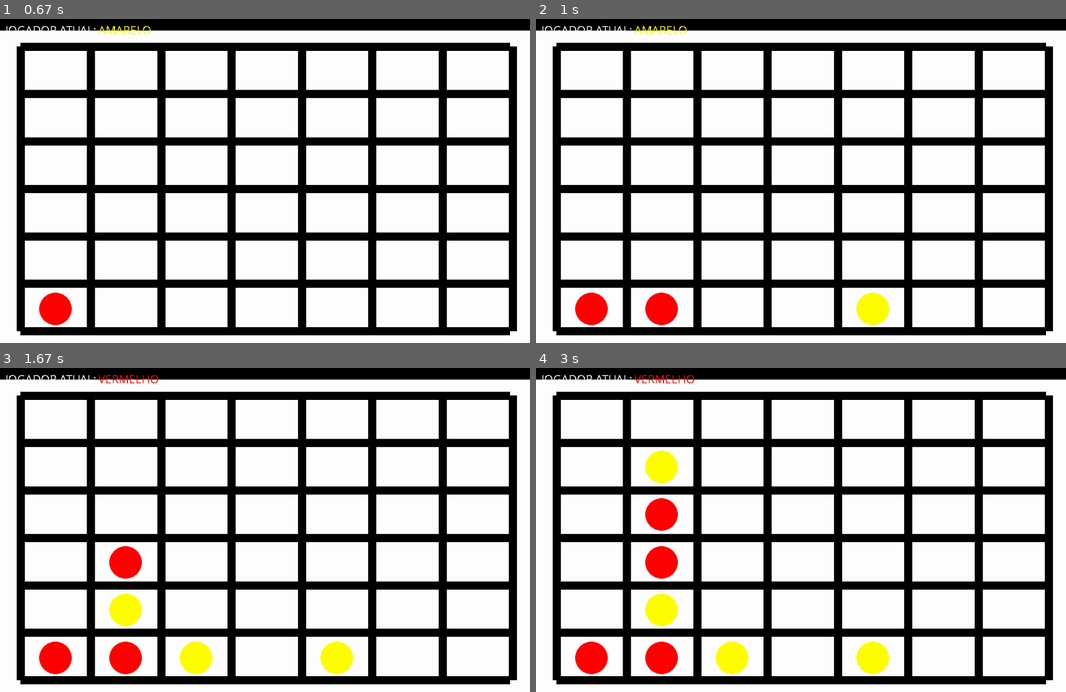
Above: before the commit, frames 1-4 (two rows, left to right).
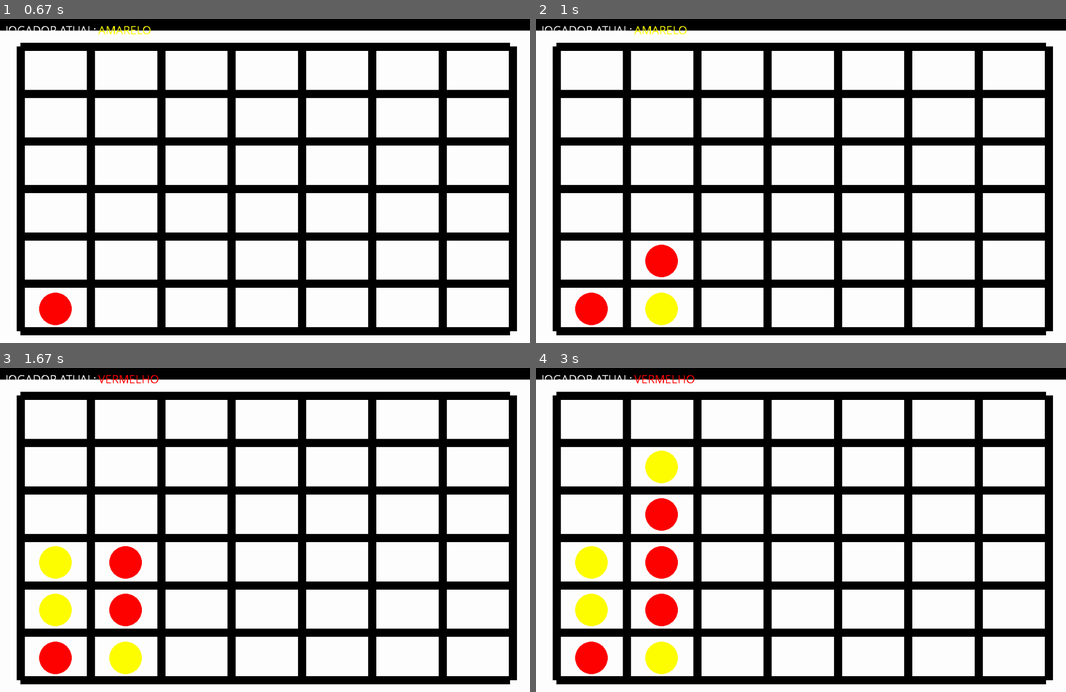
Above: after the commit, the same moments.

Repository: fjtluz/pygame-connect_four
Game: pygame game, started from main.py
The game is run twice, just before and just after one commit, with the same random seed, the same clock (stepped at 60 frames per second) and the same inputs.
Inputs:
- Up to frame 1 (0.67 s): click "JOGADOR ATUAL:" at 0.43 s
- Up to frame 2 (1 s): click "VERMELHO" at 0.8 s
- Up to frame 3 (1.67 s): click "VERMELHO" at 1.2 s
- Up to frame 4 (3 s): click "VERMELHO" at 2.6 s

Frame 1 is identical in both runs. In frame 2, 1.5% of the frame differs, in the area x 20-67%, y 69-95%; in frame 3, 3.0%, in the area x 7-67%, y 54-95%; in frame 4, 3.0%.

Commit message:
Concluindo algoritmo min-max

Diff:
--- a/main.py
+++ b/main.py
@@ -1,21 +1,17 @@
 import random
 import math
 
+import copy
+
 import pygame
 
 
-def monta_matriz():
-    return [
-        [0, 0, 0, 0, 0, 0, 0],
-        [0, 0, 0, 0, 0, 0, 0],
-        [0, 0, 0, 0, 0, 0, 0],
-        [0, 0, 0, 0, 0, 0, 0],
-        [0, 0, 0, 0, 0, 0, 0],
-        [0, 0, 0, 0, 0, 0, 0]
-    ]
+def imprime_matriz(matriz):
+    for lin in matriz:
+        print(lin)
+
 
 def monta_tabuleiro(screen):
-
     top_row_start = pygame.Vector2(50, 70)
     top_row_end = pygame.Vector2(screen.get_width() - 50, 70)
 
@@ -34,7 +30,6 @@
 
 
 def adiciona_peca(matriz, coluna, color):
-
     pos_adicionada = (-1, -1)
 
     linha = len(matriz) - 1
@@ -50,13 +45,12 @@
 
 
 def imprime_pecas(screen, matriz, intervalo_col, intervalo_lin):
-
     for (idx_row, row) in enumerate(matriz):
         for (idx_col, col) in enumerate(row):
             if col != 0:
                 color = "red" if col == 1 else "yellow"
-                pos_x = (intervalo_col[idx_col][0] + intervalo_col[idx_col][1])/2
-                pos_y = (intervalo_lin[idx_row][0] + intervalo_lin[idx_row][1])/2
+                pos_x = (intervalo_col[idx_col][0] + intervalo_col[idx_col][1]) / 2
+                pos_y = (intervalo_lin[idx_row][0] + intervalo_lin[idx_row][1]) / 2
                 pos_circulo = pygame.Vector2(pos_x, pos_y)
                 pygame.draw.circle(screen, color, pos_circulo, 40)
 
@@ -67,13 +61,12 @@
         if i == 0:
             intervalo.append((start, start + size))
         else:
-            new_start = intervalo[i-1][1] + 20
+            new_start = intervalo[i - 1][1] + 20
             intervalo.append((new_start, new_start + size))
     return intervalo
 
 
 def jogo_acabou(matriz: list[list[int]]):
-
     resultado = (False, -1)
 
     # possíveis colunas que o vermelho pode ganhar
@@ -93,6 +86,8 @@
         ---------------------------
     """
 
+    linhas_totalmente_preenchidas = 0
+
     # possíveis diagonais crescentes (direita pra esquerda) que o vermelho pode ganhar
     crescentes_potencial_vermelho = [[], [], [], [], [], []]
     # possíveis diagonais crescentes (direita pra esquerda) que o amarelo pode ganhar
@@ -108,6 +103,8 @@
     while idx_lin >= 0:
         if not resultado[0]:
             lin = matriz[idx_lin]
+            if lin.count(0) == 0:
+                linhas_totalmente_preenchidas += 1
 
             # possível linha que o vermelho pode ganhar
             linha_potencial_vermelho = []
@@ -153,11 +150,14 @@
                     break
         idx_lin -= 1
 
+    if not resultado[0] and linhas_totalmente_preenchidas == len(matriz):
+        resultado = (True, 3)
+
     return resultado
 
 
 def possui_quatro_seguidos(ref_list: list, index_atual: int, diferenca: int):
-    f"""
+    """
         Recebe uma lista referência que contém as peças já analisadas
         que podem consistir uma sequencia de quatro ou mais, o index atual
         a ser analisado e a diferença esperada entre o último item da lista
@@ -184,68 +184,290 @@
     return len(ref_list) >= 4
 
 
-def simula_jogada(matriz: list[list[int]]):
-    matriz_de_valores = monta_matriz()
-    colunas_validas_visitadas = []
-
-    idx_lin = len(matriz) - 1
+def pecas_na_linha(linha: list[int], peca: int) -> list[int]:
+    """
+        Itera pela quantidade de peças de uma determinada cor presentes na linha informada
+        e retorna uma lista coma posição dessas peças. E atualiza a matriz de valores
+
+        :param matriz_valores: matriz de valores
+        :param linha: referencia da linha a ser analisada
+        :param peca: peca a ser procurada na linha
+        :return: lista de posicoes da peça informada
+    """
+
+    pecas = []
+    inicio_busca = 0
+    for i in range(linha.count(peca)):
+        inicio_busca = linha.index(peca, inicio_busca)
+        pecas.append(inicio_busca)
+        inicio_busca += 1
+
+    return pecas
+
+
+def coluna_ja_visitada(colunas_visitadas, idx_lin, idx_col) -> bool:
+    """
+        Verifica se a coluna já foi verifica por em outra linha anteriormente
+
+        :param colunas_visitadas:
+        :param idx_lin:
+        :param idx_col:
+        :return:
+    """
+
+    visitado = False
+
+    for coluna in colunas_visitadas:
+        if (coluna - idx_col) % 10 == 0 and (coluna != (idx_lin * 10) + idx_col):
+            visitado = True
+
+    return visitado
+
+
+def define_valor_diagonal(matriz_pecas, matriz_valores, idx_lin, pos_peca, pos_anl):
+
+    linha = matriz_pecas[idx_lin]
+    valor_peca = matriz_pecas[idx_lin][pos_peca]
+
+    # se é a peça logo ao lado e não está na primeira linha
+    if abs(pos_anl - pos_peca) == 1 and idx_lin > 0:
+
+        # se a posição acima desta estiver
+        if matriz_pecas[idx_lin - 1][pos_anl] == 0:
+
+            # possui ao menos uma diagonal => valor 1
+            valor_diagonal = 1
+
+            # lista de posições que irão receber um valor
+            posicoes_a_serem_valoradas = []
+
+            if matriz_pecas[idx_lin][pos_anl] != 0:
+                posicoes_a_serem_valoradas.append((idx_lin - 1, pos_anl))
+
+            # 1 = direita; -1 = esquerda
+            direcao = pos_peca - pos_anl
+
+            # verifica se uma posição a direita da peça não gera overflow
+            if direcao == 1:
+                # posição a um espaço à direita da peça não estoura o grid pela direita
+                permite_um_ao_lado = pos_peca + direcao <= len(linha) - 1
+                # posição a dois espaços à direita da peça não estoura o grid pela direita
+                permite_dois_ao_lado = pos_peca + (2 * direcao) <= len(linha) - 1
+                # posição três espaços a direita da posição analisa não estoura o grid pela esquerda
+                permite_tres_ao_lado = pos_peca + (3 * direcao) <= len(linha) - 1
+
+                # para os seguintes se trata da direção inversa
+                # posição a um espaço a esquerda da posição analisa não estoura o grid pela esquerda
+                permite_um_outro_lado = pos_anl + (-1 * direcao) >= 0
+                # posição dois espaços a esquerda da peça não estoura o grid pela esquerda
+                permite_dois_outro_lado = pos_anl + (-2 * direcao) >= 0
+
+            # verifica se uma posição a esquerda da peça não gera underflow
+            else:
+                # posição a um espaço à esquerda da peça não estoura o grid pela esquerda
+                permite_um_ao_lado = pos_peca + direcao >= 0
+                # posição a dois espaços à esquerda da peça não estoura o grid pela esquerda
+                permite_dois_ao_lado = pos_peca + (2 * direcao) >= 0
+                # posição três espaços a esquerda da peça não estoura o grid pela esquerda
+                permite_tres_ao_lado = pos_peca + (3 * direcao) >= 0
+
+                # para os seguintes se trata da direção inversa
+                # posição a um espaço a direita da posição analisa não estoura o grid pela direita
+                permite_um_outro_lado = pos_anl + (-1 * direcao) <= len(linha) - 1
+                # posição dois espaços a direita da posição analisa não estoura o grid pela direita
+                permite_dois_outro_lado = pos_anl + (-2 * direcao) <= len(linha) - 1
+
+            # se não se encontra na última linha e permite uma posição ao lado
+            if idx_lin < len(matriz_pecas) - 1 and permite_um_ao_lado:
+                # se o espaço na linha abaixo e uma posição ao lado da peça possui o mesmo valor que a peça
+                if matriz_pecas[idx_lin + 1][pos_peca + direcao] == valor_peca:
+                    valor_diagonal = 2
+                    # se não se encontra na penúltima linha e permite duas posições ao lado
+                    if idx_lin < len(matriz_pecas) - 2 and permite_dois_ao_lado:
+                        # se o espaço duas linhas abaixo e dois posições ao lado da peça possui o mesmo valor que a peça
+                        if matriz_pecas[idx_lin + 2][pos_peca + (2 * direcao)] == valor_peca:
+                            # se não se encontra na antepenúltima linha e permite três posições ao lado
+                            if idx_lin < len(matriz_pecas) - 3 and permite_tres_ao_lado:
+                                # se o espaço três linhas abaixo e três posições ao lado da peça está vazio
+                                if matriz_pecas[idx_lin + 3][pos_peca + (3 * direcao)] == 0:
+                                    posicoes_a_serem_valoradas.append((idx_lin + 3, pos_peca + (3 * direcao)))
+                            valor_diagonal = 15
+                    # se não se encontra na segunda linha e permite uma posição ao outro lado da peça
+                    if idx_lin > 1 and permite_um_outro_lado:
+                        # se o espaço na linha acima e uma posição ao outro lado da posição analisada possui o mesmo valor que a peça
+                        if matriz_pecas[idx_lin - 2][pos_anl + (-1 * direcao)] == valor_peca:
+                            valor_diagonal = 15
+            # se não se encontra na terceira linha e permite duas posições ao outro lado da peça
+            if idx_lin > 2 and permite_dois_outro_lado:
+                # se o espaço na linha acima e uma posição ao outro lado da posição analisada possui o mesmo valor que a peça
+                if matriz_pecas[idx_lin - 2][pos_anl + (-1 * direcao)] == valor_peca:
+                    # se o espaço duas linhas acima e duas posições ao outro lado da posição analisada possui o mesmo valor que a peça
+                    if matriz_pecas[idx_lin - 3][pos_anl + (-2 * direcao)] == valor_peca:
+                        valor_diagonal = 15
+
+            for lin, col in posicoes_a_serem_valoradas:
+                matriz_valores[lin][col] += valor_diagonal
+
+
+def define_valor_linha(
+        matriz_pecas: list[list[int]],
+        matriz_valores: list[list[int]],
+        colunas_visitadas: list[int],
+        indexes: tuple[int, int, int],
+        valor: int
+):
+    """
+        Analisa as posições próximas da peca e determina uma valor para elas. O valor
+        decresce conforme a distancia da posição pela peça aumenta. Caso haja uma peça
+        de outra cor próxima, o valor decrementa mais, pois isto diminui as chances
+        de forma quatro seguidos.
+
+        :param matriz_pecas: matriz da posições das peças
+        :param matriz_valores: matriz de valores
+        :param colunas_visitadas: lista de colunas já visitadas
+        :param indexes: tupla de indexes (index da linha, index da posicao analisada, index da peca)
+        :param valor: valor atribuido a essa posicao
+    """
+
+    idx_lin = indexes[0]
+    idx_pos = indexes[1]
+    idx_peca = indexes[2]
+
+    linha = matriz_pecas[idx_lin]
+
+    cel = linha[idx_pos]
+    if cel == 0 and not coluna_ja_visitada(colunas_visitadas, idx_lin, idx_pos):
+        colunas_visitadas.append((idx_lin * 10) + idx_pos)
+        matriz_valores[idx_lin][idx_pos] += valor
+        valor -= 1
+    elif cel != 0:
+        matriz_valores[idx_lin][idx_pos] = -1
+        if cel != linha[idx_peca]:
+            valor *= 0
+
+    if valor < 0:
+        valor *= 0
+
+    return valor
+
+
+def calcula_jogada_de_maior_valor(matriz_valores_vermelho, matriz_valores_amarelo, colunas_bloqueadas) -> tuple[int, int, bool]:
+    """
+        Retorna uma tupla contendo, o valor da maior jogada, a coluna que deve jogada e se a jogada favorece o vermelho
+    """
+
+    maior_valor = (0, 0, False)
+    for idx_lin in range(len(matriz_valores_vermelho)):
+        linha_vermelho = matriz_valores_vermelho[idx_lin]
+        linha_amarelo = matriz_valores_amarelo[idx_lin]
+        for idx_col in range(len(linha_amarelo)):
+            valor_vermelho = linha_vermelho[idx_col]
+            valor_amarelo = linha_amarelo[idx_col]
+            maximo_linha = valor_vermelho + valor_amarelo
+            if maximo_linha > maior_valor[0] and colunas_bloqueadas.count(idx_col) == 0:
+                maior_valor = (maximo_linha, idx_col, valor_vermelho > valor_amarelo)
+
+    return maior_valor
+
+
+def simula_jogada(matriz_pecas: list[list[int]], jogada_a_frente=0):
+    """
+        Define um valor para cada jogada possível e escolhe a jogada de maior valor
+    """
+    matriz_valores_vermelho = [[0 for i in range(7)] for j in range(6)]
+    matriz_valores_amarelo = [[0 for i in range(7)] for j in range(6)]
+    colunas_visitadas = []
+
+    idx_lin = len(matriz_pecas) - 1
     while idx_lin >= 0:
-        lin = matriz[idx_lin]
-
-        lista_pecas = []
-
-        ultimo_verificado = 0
-        for i in range(lin.count(1)):
-            ultimo_verificado = lin.index(1, ultimo_verificado)
-            matriz_de_valores[idx_lin][ultimo_verificado] = -1
-            lista_pecas.append(ultimo_verificado)
-            ultimo_verificado += 1
-
-        ultimo_verificado = 0
-        for i in range(lin.count(2)):
-            ultimo_verificado = lin.index(2, ultimo_verificado)
-            matriz_de_valores[idx_lin][ultimo_verificado] = -1
-            ultimo_verificado += 1
-
-        for idx_col in lista_pecas:
-
-            # espaços a esquerda
-            espacos_a_esquerda = range(idx_col)
-
-            valor = 3
-            idx_espaco = espacos_a_esquerda.stop - 1
-            while idx_espaco >= espacos_a_esquerda.start:
-                if [0, 1].count(matriz[idx_lin][idx_espaco]):
-                    if matriz[idx_lin][idx_espaco] == 0:
-                        colunas_validas_visitadas.append(idx_espaco)
-                        matriz_de_valores[idx_lin][idx_espaco] += valor
-                    valor -= 1
+        lin = matriz_pecas[idx_lin]
+
+        idx_pecas = []
+        idx_pecas.extend(pecas_na_linha(lin, 1))
+        idx_pecas.extend(pecas_na_linha(lin, 2))
+
+        for idx_peca in idx_pecas:
+            matriz_valores_vermelho[idx_lin][idx_peca] = -1
+            matriz_valores_amarelo[idx_lin][idx_peca] = -1
+
+            cor = matriz_pecas[idx_lin][idx_peca]
+            matriz_valores = matriz_valores_vermelho if cor == 1 else matriz_valores_amarelo
+
+            valor = 4
+            # pecas a esquerda
+            posicoes_a_esquerda = range(0, idx_peca)
+            idx_esq = posicoes_a_esquerda.stop - 1
+            while idx_esq >= posicoes_a_esquerda.start:
+                if [0, matriz_pecas[idx_lin][idx_peca]].count(matriz_pecas[idx_lin][3]):
+                    valor = define_valor_linha(matriz_pecas, matriz_valores, colunas_visitadas, (idx_lin, idx_esq, idx_peca), valor)
+                if abs(idx_peca - idx_esq) == 1:
+                    define_valor_diagonal(matriz_pecas, matriz_valores, idx_lin, idx_peca, idx_esq)
+
+                idx_esq -= posicoes_a_esquerda.step
+
+            valor = 4
+            # pecas a direita
+            for idx_dir in range(idx_peca + 1, len(lin)):
+                if [0, matriz_pecas[idx_lin][idx_peca]].count(matriz_pecas[idx_lin][3]):
+                    valor = define_valor_linha(matriz_pecas, matriz_valores, colunas_visitadas, (idx_lin, idx_dir, idx_peca), valor)
+                if abs(idx_peca - idx_dir) == 1:
+                    define_valor_diagonal(matriz_pecas, matriz_valores, idx_lin, idx_peca, idx_dir)
+
+            if idx_lin > 0:
+
+                valor = 2
+                if idx_lin < len(matriz_pecas) - 1 and matriz_pecas[idx_lin + 1][idx_peca] == matriz_pecas[idx_lin][idx_peca]:
+                    if idx_lin < len(matriz_pecas) - 2 and matriz_pecas[idx_lin + 2][idx_peca] == matriz_pecas[idx_lin + 1][idx_peca]:
+                        valor = 15
+                    else:
+                        valor = 3
+
+                if matriz_pecas[idx_lin - 1][idx_peca] == 0:
+                    # zera se a linha acima for o topo do grid e não for fechar 4
+                    valor = 0 if valor != 15 and idx_lin == 1 else valor
+                    matriz_valores[idx_lin - 1][idx_peca] += valor
+
+        idx_lin -= 1
+
+    maior_valor = calcula_jogada_de_maior_valor(matriz_valores_vermelho, matriz_valores_amarelo, [])
+
+    if jogada_a_frente == 0:
+        clone_matriz = copy.deepcopy(matriz_pecas)
+        pos_jogada = adiciona_peca(clone_matriz, maior_valor[1], 2)
+
+        if pos_jogada != (-1, -1):
+            colunas_proibidas = []
+            proximo_maior_valor = simula_jogada(clone_matriz, jogada_a_frente + 1)
+            ganhou = jogo_acabou(clone_matriz)
+            while proximo_maior_valor[0] > maior_valor[0] and proximo_maior_valor[2] and not ganhou[0]:
+                clone_matriz = copy.deepcopy(matriz_pecas)
+                colunas_proibidas.append(maior_valor[1])
+                jogada_antiga = maior_valor
+                maior_valor = calcula_jogada_de_maior_valor(matriz_valores_vermelho, matriz_valores_amarelo, colunas_proibidas)
+                pos_jogada = adiciona_peca(clone_matriz, maior_valor[1], 2)
+                if pos_jogada != (-1, -1):
+                    print(f'Jogada recalculada => Antes: {jogada_antiga}; Próxima jogada: {proximo_maior_valor}; Atual: {maior_valor}')
+                    proximo_maior_valor = simula_jogada(clone_matriz, jogada_a_frente + 1)
+                    ganhou = jogo_acabou(clone_matriz)
                 else:
-                    valor -= 2
-                if valor < 0:
-                    valor = 0
-                idx_espaco -= espacos_a_esquerda.step
-
-            # espaços a direita
-            espacos_a_direita = range(idx_col + 1, len(lin))
-            valor = 3
-            for idx_espaco in espacos_a_direita:
-                if [0, 1].count(matriz[idx_lin][idx_espaco]):
-                    if matriz[idx_lin][idx_espaco] == 0:
-                        colunas_validas_visitadas.append(idx_espaco)
-                        matriz_de_valores[idx_lin][idx_espaco] += valor
-                    valor -= 1
-                else:
-                    valor -= 2
-                if valor < 0:
-                    valor = 0
-
-            if idx_lin > 0:
-                if matriz[idx_lin - 1][idx_col] == 0:
-                    matriz_de_valores[idx_lin - 1][idx_col] += 3
-        idx_lin -= 1
-
-    print(matriz_de_valores)
+                    colunas_proibidas.append(maior_valor[1])
+
+        else:
+            maior_valor = calcula_jogada_de_maior_valor(matriz_valores_vermelho, matriz_valores_amarelo, [maior_valor[1]])
+
+    if jogada_a_frente == 0:
+        print(f"Jogada escolhida: {maior_valor[1]}")
+        matriz_valores = []
+        for i in range(6):
+            linha = []
+            for j in range(7):
+                soma = matriz_valores_vermelho[i][j] + matriz_valores_amarelo[i][j]
+                soma = soma if soma > -1 else -1
+                linha.append(soma)
+            matriz_valores.append(linha)
+        imprime_matriz(matriz_valores)
+
+    return maior_valor
 
 
 def decide_coluna(matriz: list[list]):
@@ -265,8 +487,10 @@
                 um_direita = lin[idx_col + 1] if idx_col < len(lin) - 1 else -1
                 dois_direita = lin[idx_col + 2] if idx_col < len(lin) - 2 else -1
                 tres_direita = lin[idx_col + 3] if idx_col < len(lin) - 3 else -1
-                um_dir_um_abaixo = matriz[idx_lin + 1][idx_col + 1] if idx_lin < len(matriz) - 1 and idx_col < len(lin) - 1 else -1
-                tres_dir_um_abaixo = matriz[idx_lin + 1][idx_col + 3] if idx_lin < len(matriz) - 1 and idx_col < len(lin) - 3 else -1
+                um_dir_um_abaixo = matriz[idx_lin + 1][idx_col + 1] if idx_lin < len(matriz) - 1 and idx_col < len(
+                    lin) - 1 else -1
+                tres_dir_um_abaixo = matriz[idx_lin + 1][idx_col + 3] if idx_lin < len(matriz) - 1 and idx_col < len(
+                    lin) - 3 else -1
 
                 acima = matriz[idx_lin - 1][idx_col] if idx_lin > 0 else -1
                 um_abaixo = matriz[idx_lin + 1][idx_col] if idx_lin < len(matriz) - 1 else -1
@@ -281,7 +505,8 @@
                 um_diag_dir = matriz[idx_lin - 1][idx_col + 1] if idx_lin > 0 and idx_col < len(lin) - 1 else -1
                 um_diag_dir_um_dir = matriz[idx_lin - 1][idx_col + 2] if idx_lin > 0 and idx_col < len(lin) - 2 else -1
                 dois_diag_dir = matriz[idx_lin - 2][idx_col + 2] if idx_lin > 1 and idx_col < len(lin) - 2 else -1
-                dois_diag_dir_um_dir = matriz[idx_lin - 2][idx_col + 3] if idx_lin > 1 and idx_col < len(lin) - 3 else -1
+                dois_diag_dir_um_dir = matriz[idx_lin - 2][idx_col + 3] if idx_lin > 1 and idx_col < len(
+                    lin) - 3 else -1
                 tres_diag_dir = matriz[idx_lin - 3][idx_col + 3] if idx_lin > 2 and idx_col < len(lin) - 3 else -1
 
                 if not [-1, 2].count(acima) and um_abaixo == 1 and dois_abaixo == 1:
@@ -325,9 +550,8 @@
 
 
 def start_game():
-
     # monta a matriz
-    matriz = monta_matriz()
+    matriz_pecas = [[0 for i in range(7)] for j in range(6)]
 
     pygame.init()
     screen = pygame.display.set_mode((1300, 800))
@@ -372,49 +596,57 @@
             if event.type == pygame.QUIT:
                 running = False
 
+        # fill the screen with a color to wipe away anything from last frame
+        screen.fill("white")
+        pygame.draw.line(screen, "black", (0, 15), (screen.get_width(), 15), 30)
+        monta_tabuleiro(screen)
+        imprime_pecas(screen, matriz_pecas, intervalo_colunas, intervalo_linhas)
+
         # verifica o resultado do jogo
-        resultado = jogo_acabou(matriz)
+        resultado = jogo_acabou(matriz_pecas)
         if resultado[0]:
             ganhador = resultado[1]
-            break
-
-        # fill the screen with a color to wipe away anything from last frame
-        screen.fill("white")
-
-        pygame.draw.line(screen, "black", (0, 15), (screen.get_width(), 15), 30)
-        screen.blit(texto_base, pygame.Vector2(10, 10))
-        screen.blit(jogador_atual_texto, pygame.Vector2(texto_base.get_width() + 15, 10))
-
-        monta_tabuleiro(screen)
-        imprime_pecas(screen, matriz, intervalo_colunas, intervalo_linhas)
-
-        # Jogador
-        if jogador_atual == 1:
-            state_mouse = pygame.mouse.get_pressed(num_buttons=3)
-
-            if state_mouse[0] and not validate_press:
-                validate_press = True
-                current_pos = pygame.mouse.get_pos()
-                if current_pos[1] < 50:
-                    coluna_selecionada = -1
-                    for (idx, intevalo) in enumerate(intervalo_colunas):
-                        if intevalo[0] <= current_pos[0] <= intevalo[1]:
-                            coluna_selecionada = idx
-                            break
-                    if coluna_selecionada != -1:
-                        pos_adicionada = adiciona_peca(matriz, coluna_selecionada, jogador_atual)
-                        if pos_adicionada != (-1, -1):
-                            jogador_atual = 2
-                            jogador_atual_texto = font.render("AMARELO", False, "yellow")
-            elif not state_mouse[0]:
-                validate_press = False
-        # IA
-        elif jogador_atual == 2:
-            coluna_selecionada = decide_coluna(matriz)
-            pos_adicionada = adiciona_peca(matriz, coluna_selecionada, jogador_atual)
-            if pos_adicionada != (-1, -1):
-                jogador_atual = 1
-                jogador_atual_texto = font.render("VERMELHO", False, "red")
+
+            if ganhador == 3:
+                texto_base = font.render("FIM DE JOGO: EMPATE", False, "blue")
+            else:
+                texto_base = font.render("VENCEDOR:", False, "green")
+                if ganhador == 1:
+                    jogador_atual_texto = font.render("VERMELHO", False, "red")
+                else:
+                    jogador_atual_texto = font.render("AMARELO", False, "yellow")
+                screen.blit(jogador_atual_texto, pygame.Vector2(texto_base.get_width() + 15, 10))
+            screen.blit(texto_base, pygame.Vector2(10, 10))
+        else:
+            screen.blit(texto_base, pygame.Vector2(10, 10))
+            screen.blit(jogador_atual_texto, pygame.Vector2(texto_base.get_width() + 15, 10))
+            # Jogador
+            if jogador_atual == 1:
+                state_mouse = pygame.mouse.get_pressed(num_buttons=3)
+
+                if state_mouse[0] and not validate_press:
+                    validate_press = True
+                    current_pos = pygame.mouse.get_pos()
+                    if current_pos[1] < 50:
+                        coluna_selecionada = -1
+                        for (idx, intevalo) in enumerate(intervalo_colunas):
+                            if intevalo[0] <= current_pos[0] <= intevalo[1]:
+                                coluna_selecionada = idx
+                                break
+                        if coluna_selecionada != -1:
+                            pos_adicionada = adiciona_peca(matriz_pecas, coluna_selecionada, jogador_atual)
+                            if pos_adicionada != (-1, -1):
+                                jogador_atual = 2
+                                jogador_atual_texto = font.render("AMARELO", False, "yellow")
+                elif not state_mouse[0]:
+                    validate_press = False
+            # IA
+            elif jogador_atual == 2:
+                coluna_selecionada = simula_jogada(matriz_pecas)[1]  # decide_coluna(matriz)
+                pos_adicionada = adiciona_peca(matriz_pecas, coluna_selecionada, jogador_atual)
+                if pos_adicionada != (-1, -1):
+                    jogador_atual = 1
+                    jogador_atual_texto = font.render("VERMELHO", False, "red")
 
         # flip() the display to put your work on screen
         pygame.display.flip()
